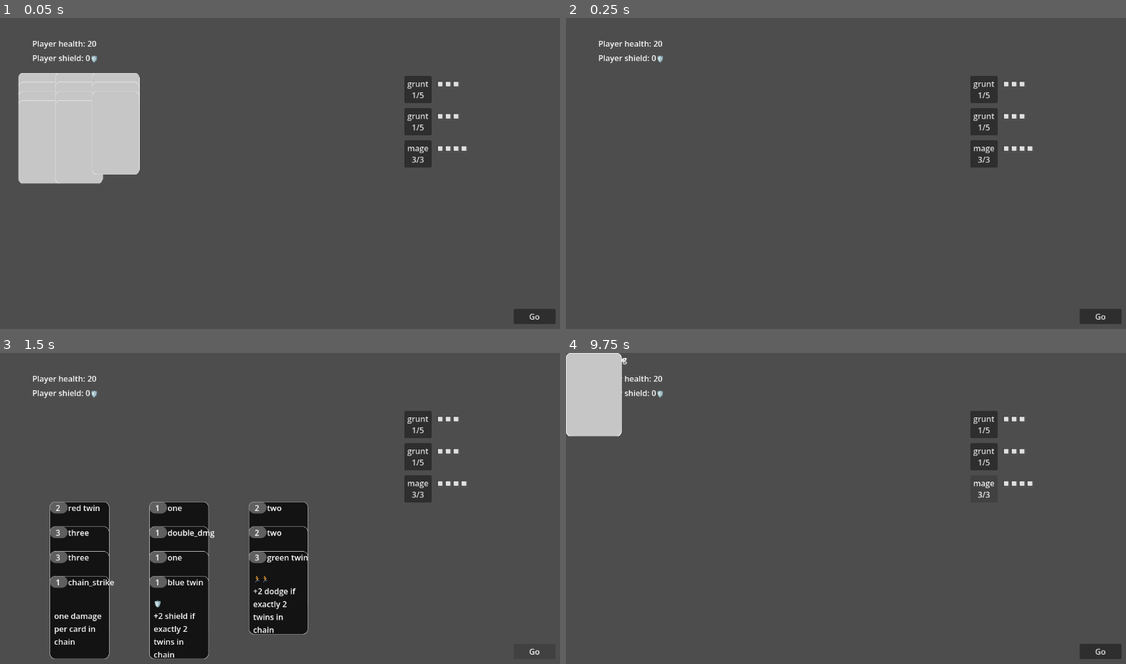
Above: before the commit, frames 1-4 (two rows, left to right).
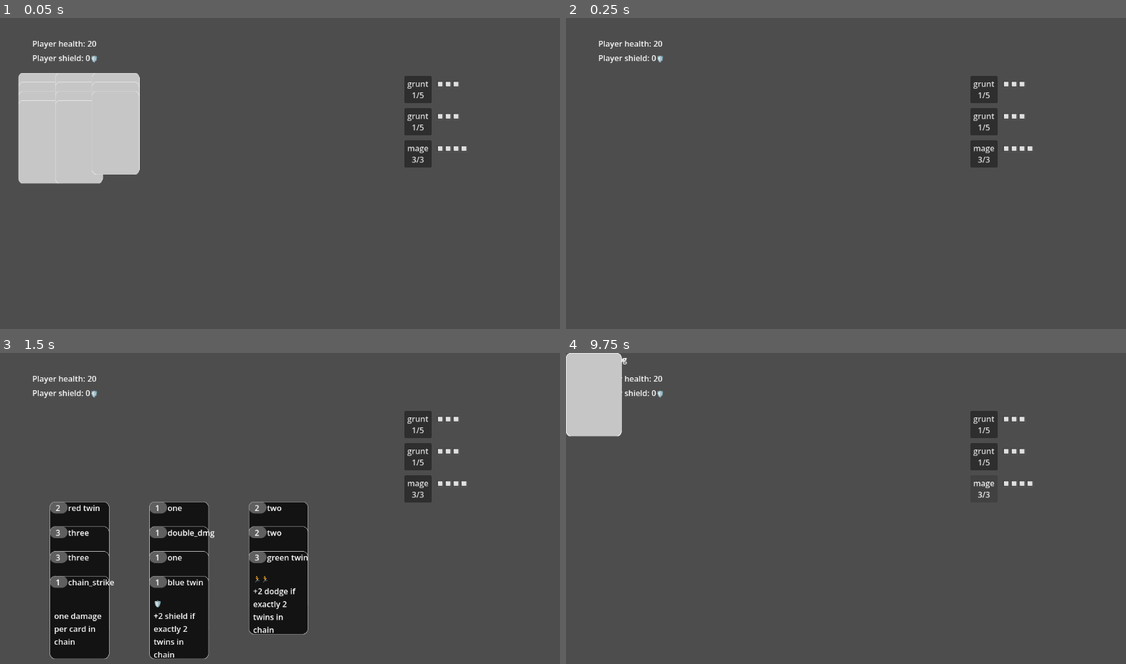
Above: after the commit, the same moments.

Repository: tgbrooks/cocards
Game: Godot game, scene res://main.tscn
Same seed, same stepped clock (60 frames per second), same inputs: the game is played once before the commit and once after it.
Inputs (mouse positions are in pixels of both pictures, inside the frame that each line leads up to):
- Up to frame 1 (0.05 s): no input
- Up to frame 2 (0.25 s): no input
- Up to frame 3 (1.5 s): click (532, 651) at 0.5 s, where only the run before the commit has a clickable "Go"; click (532, 651) at 1.25 s, where only the run before the commit has a clickable "Go"
- Up to frame 4 (9.75 s): click "grunt 1/5" at 2 s; click "grunt 1/5" at 2.75 s; click "mage 3/3" at 3.5 s; click "grunt 1/5" at 4.25 s; click "grunt 1/5" at 5 s; click "mage 3/3" at 5.75 s; click (1098, 651) at 6.5 s, where only the run before the commit has a clickable "Go"; click "grunt 1/5" at 7.25 s; click "grunt 1/5" at 8 s; click "mage 3/3" at 8.75 s; tap Enter at 9.5 s; move the mouse to (980, 496) at 9.52 s; hold R from 9.53 s (still down)

The runs differ from the first frame. In frame 1, 0.3% of the frame differs, in the area x 91-100%, y 93-99%; in frame 2, 0.3%; in frame 3, less than 0.1%; in frame 4, 0.3%.

Commit message:
Add card preview

Diff:
--- a/card.gd
+++ b/card.gd
@@ -23,6 +23,7 @@
 @onready var name_label: Label = $NameLabel
 @onready var description_label: Label = $DescriptionLabel
 @onready var card_sprite: Sprite2D = $CardSprite
+@onready var preview: Node2D = $Preview
 @onready var card_back_sprite: Sprite2D = $CardBackSprite
 
 # Called when the node enters the scene tree for the first time.
@@ -33,8 +34,17 @@
 	number_label.text = "%s" % number
 	name_label.text = card_name
 	description_label.text = '%s%s%s\n%s' % [damage_icons, shield_icons, dodge_icons, description]
-	self.button.pressed.connect(_on_pressed)
+	button.pressed.connect(_on_pressed)
 	button.modulate = Color(1.0, 1.0, 1.0, 0.0)
+
+	button.mouse_entered.connect(_on_hover)
+	button.mouse_exited.connect(_off_hover)
+
+	# Set-up the on-hover preview
+	preview.position = Vector2(card_sprite.texture.get_width() + 10, -10)
+	preview.add_child(card_sprite.duplicate(false))
+	preview.add_child(number_label.duplicate(false))
+	preview.add_child(description_label.duplicate(false))
 
 func _on_pressed() -> void:
 	var parent = get_parent()
@@ -83,3 +93,11 @@
 		var card = cards[i]
 		card.second_pass.call(result, enemy, main, cards)
 	return result
+
+func _on_hover():
+	if visible_face == Enums.CardFace.FRONT:
+		# Pop up a bigger version
+		preview.visible = true
+
+func _off_hover():
+	preview.visible = false
--- a/card.tscn
+++ b/card.tscn
@@ -38,3 +38,9 @@
 [node name="CardBackSprite" type="Sprite2D" parent="." unique_id=683705475]
 texture = ExtResource("3_q5obu")
 centered = false
+
+[node name="Preview" type="Node2D" parent="." unique_id=416785477]
+visible = false
+z_index = 10
+position = Vector2(50, 0)
+scale = Vector2(1.5, 1.5)
--- a/main.gd
+++ b/main.gd
@@ -35,9 +35,6 @@
 	player_damaged.emit(player_health, player_health)
 	player_shield_changed.connect(_on_player_shield_change)
 	player_shield_changed.emit(0,0)
-
-func _on_go_button_pressed() -> void:
-	pass
 
 func _process(_delta: float) -> void:
 	if Input.is_key_pressed(KEY_R):
--- a/main.tscn
+++ b/main.tscn
@@ -7,13 +7,6 @@
 
 [node name="Main" type="Node2D" unique_id=952264028]
 script = ExtResource("1_h2yge")
-
-[node name="GoButton" type="Button" parent="." unique_id=889740436]
-offset_left = 1033.0
-offset_top = 587.0
-offset_right = 1117.0
-offset_bottom = 618.0
-text = "Go"
 
 [node name="EnemyArea" type="Node2D" parent="." unique_id=301296856]
 position = Vector2(813, 117)
@@ -36,5 +29,3 @@
 [node name="Deck" parent="." unique_id=1988589314 instance=ExtResource("3_h2yge")]
 position = Vector2(889, 457)
 script = ExtResource("4_1bvp3")
-
-[connection signal="pressed" from="GoButton" to="." method="_on_go_button_pressed"]
Not shown, added: suit.gd.uid
